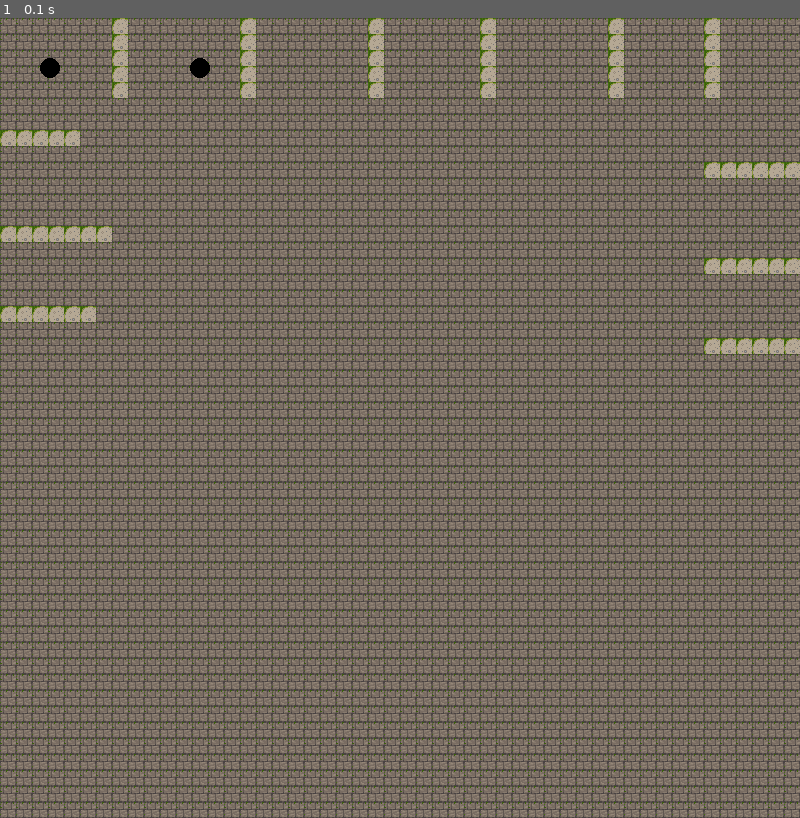
Above: before the commit, frame 1.
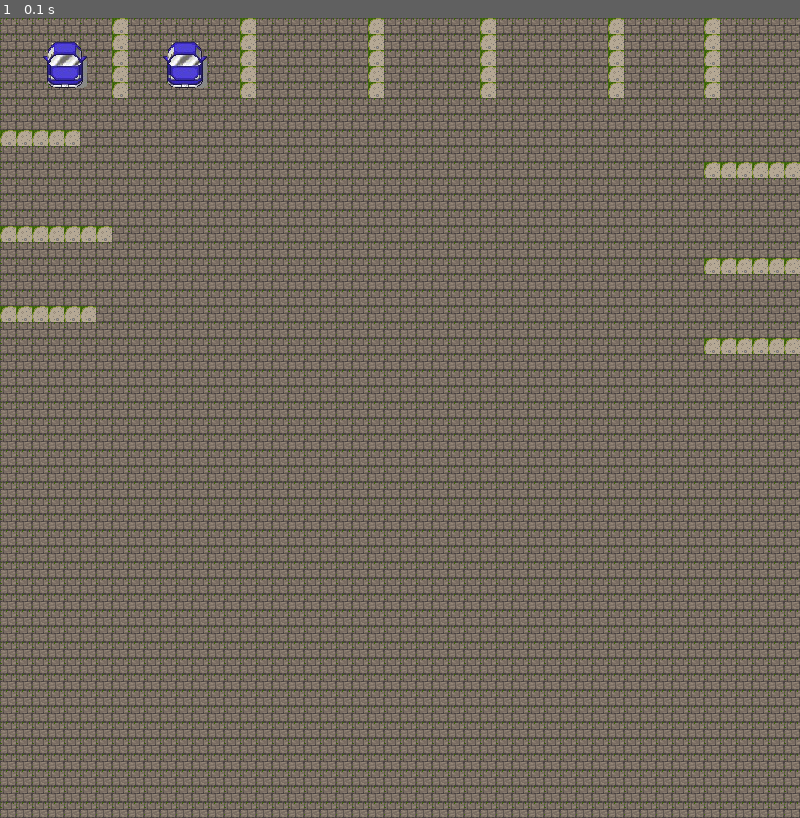
Above: after the commit, the same moment.

Repository: 05andres/Parqueadero-pygame
Game: pygame game, started from principal.py
Same seed, same stepped clock (60 frames per second), same inputs: the game is played once before the commit and once after it. The source is Python 2; it was converted automatically to run under Python 3.
Inputs:
- Up to frame 1 (0.1 s): no input

The runs differ from the first frame. In frame 1, 0.5% of the frame differs, in the area x 5-27%, y 3-9%.

Commit message:
agregando mejoras visuales

Diff:
--- a/estados.csv
+++ b/estados.csv
@@ -1,3 +1,3 @@
 id,estado
-1,0
-2,0
+1,1
+2,1
--- a/parqueadero.py
+++ b/parqueadero.py
@@ -7,13 +7,12 @@
 ROJO   = (255,   0,   0)
 
 class Estado(pygame.sprite.Sprite):
-	def __init__(self,estado,pos,screen,id):
+	def __init__(self,estado,pos,id,sabana,free):
 		pygame.sprite.Sprite.__init__(self)
-		self.image = pygame.Surface([50, 20])
-		self.image.fill(BLANCO)
-		self.image.set_colorkey(BLANCO)
-		self.pantalla=screen
-		self.color=NEGRO
+		self.m=0
+		self.s=sabana
+		self.libre=free[0][0]
+		self.image = self.s[self.m][0]
 		self.id=id
 		self.rect=self.image.get_rect()
 		self.estado=estado
@@ -22,8 +21,6 @@
 		print "hola"
 	def update(self):
 		if self.estado == 0:
-			self.color=NEGRO
-			pygame.draw.circle(self.pantalla, self.color,[self.rect.x,self.rect.y], 10)
+			self.image = self.libre
 		else:
-			self.color=ROJO
-			pygame.draw.circle(self.pantalla, self.color,[self.rect.x,self.rect.y], 10)
+			self.image = self.s[0][0]
--- a/principal.py
+++ b/principal.py
@@ -9,6 +9,21 @@
 green = (0,255,0)
 blue = (0,0,255)
 screen = pygame.display.set_mode((800, 800))
+
+def Recortar(archivo_img,cr_an,cr_al):
+    image= pygame.image.load(archivo_img)
+    ancho_img, alto_img=image.get_size()
+    lon_x=ancho_img/cr_an
+    lon_y=alto_img/cr_al
+    m=[]
+    for j in range(lon_y):
+        fila=[]
+        for i in range(lon_x):
+            plantilla=image.subsurface(0+(i*cr_an),0+(j*cr_al),cr_an,cr_al)
+            fila.append(plantilla)
+        m.append(fila)
+    return m
+
 def cargar_imagen(nombre,transparente=False):
      try: imagen = pygame.image.load(nombre)
 
@@ -30,9 +45,13 @@
 
 def main():
     fondo = cargar_imagen('fondo.png')
+    carro= "carro.png"
+    libre="libre.png"
+    free=Recortar(libre,78,70)
+    car=Recortar(carro,73,67)
     General=pygame.sprite.Group()
-    parqueadero_1=Estado(1,[50,50],screen,1)
-    parqueadero_2=Estado(0,[200,50],screen,2)
+    parqueadero_1=Estado(1,[30,20],1,car,free)
+    parqueadero_2=Estado(0,[150,20],2,car,free)
     General.add(parqueadero_1)
     General.add(parqueadero_2)
     running = True
Binary file added: carro.png
Binary file added: libre.png
Not shown, changed: parqueadero.pyc
